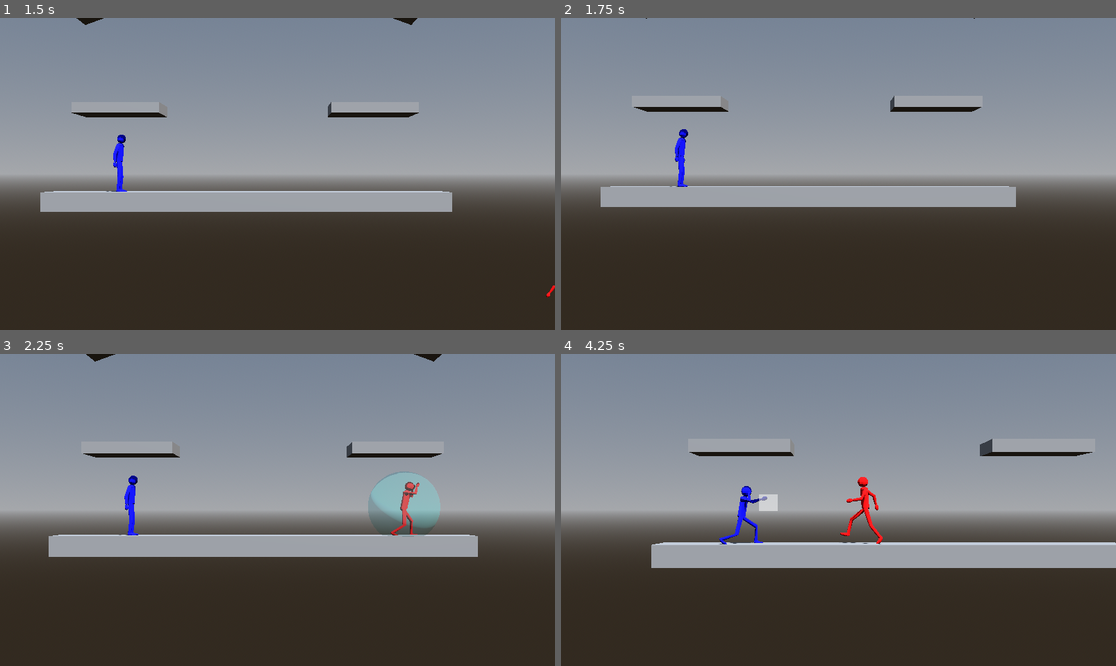
Above: before the commit, frames 1-4 (two rows, left to right).
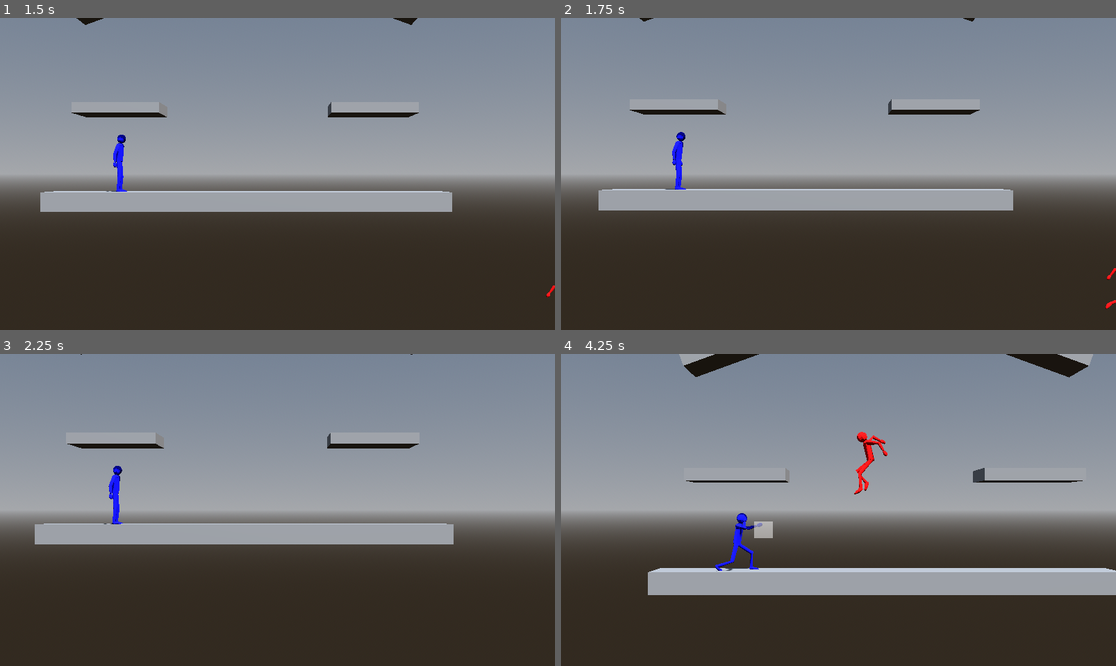
Above: after the commit, the same moments.

Repository: CocoMarck/SuperSmashTux
Game: Godot game, scene res://scenes/main.tscn
The game is run twice, just before and just after one commit, with the same random seed, the same clock (stepped at 60 frames per second) and the same inputs.
Inputs:
- Up to frame 1 (1.5 s): hold Right (player1_move_right) 0.53-1.28 s; tap K (player1_attack) at 0.6 s; tap / (player1_jump, bound only after the commit) at 0.77 s; hold Down (player1_move_down) from 1.28 s (still down); tap O (player1_grab) at 1.35 s
- Up to frame 2 (1.75 s): keep holding Down (player1_move_down); tap / (player1_jump, bound only after the commit) at 1.52 s
- Up to frame 3 (2.25 s): release Down (player1_move_down) at 2.03 s; hold Right (player1_move_right) from 2.03 s (still down); hold P (player1_shield) from 2.03 s (still down)
- Up to frame 4 (4.25 s): release Right (player1_move_right) at 2.78 s; release P (player1_shield) at 2.78 s; hold Up (player1_move_up) 2.78-3.53 s; tap . (player1_walk) at 2.85 s; tap / (player1_jump, bound only after the commit) at 3.02, 3.77 s; hold Left (player1_move_left) from 3.53 s (still down); tap G (player2_attack) at 3.6 s

Frame 1 is identical in both runs. In frame 2, 2.8% of the frame differs, in the area x 6-100%, y 0-94%; in frame 3, 8.6%; in frame 4, 18%, in the area x 15-100%, y 0-78%.

Commit message:
Change input mapping for players

Diff:
--- a/project.godot
+++ b/project.godot
@@ -51,7 +51,7 @@
 }
 player1_jump={
 "deadzone": 0.5,
-"events": [Object(InputEventKey,"resource_local_to_scene":false,"resource_name":"","device":0,"window_id":0,"alt_pressed":false,"shift_pressed":false,"ctrl_pressed":false,"meta_pressed":false,"pressed":false,"keycode":0,"physical_keycode":32,"key_label":0,"unicode":0,"location":0,"echo":false,"script":null)
+"events": [Object(InputEventKey,"resource_local_to_scene":false,"resource_name":"","device":-1,"window_id":0,"alt_pressed":false,"shift_pressed":false,"ctrl_pressed":false,"meta_pressed":false,"pressed":false,"keycode":0,"physical_keycode":47,"key_label":0,"unicode":47,"location":0,"echo":false,"script":null)
 , Object(InputEventJoypadButton,"resource_local_to_scene":false,"resource_name":"","device":0,"button_index":3,"pressure":0.0,"pressed":false,"script":null)
 ]
 }
@@ -114,16 +114,16 @@
 }
 player2_walk={
 "deadzone": 0.2,
-"events": [Object(InputEventKey,"resource_local_to_scene":fa …(141 unchanged characters)… ":false,"keycode":0,"physical_keycode":82,"key_label":0,"unicode":114,"location":0,"echo":false,"script":null)
+"events": [Object(InputEventKey,"resource_local_to_scene":fa …(141 unchanged characters)… ":false,"keycode":0,"physical_keycode":86,"key_label":0,"unicode":118,"location":0,"echo":false,"script":null)
 ]
 }
 player2_grab={
 "deadzone": 0.2,
-"events": [Object(InputEventKey,"resource_local_to_scene":fa …(140 unchanged characters)… d":false,"keycode":0,"physical_keycode":84,"key_label":0,"unicode":116,"location":0,"echo":false,"script":null)
+"events": [Object(InputEventKey,"resource_local_to_scene":fa …(140 unchanged characters)… d":false,"keycode":0,"physical_keycode":72,"key_label":0,"unicode":104,"location":0,"echo":false,"script":null)
 ]
 }
 player2_shield={
 "deadzone": 0.2,
-"events": [Object(InputEventKey,"resource_local_to_scene":fa …(140 unchanged characters)… d":false,"keycode":0,"physical_keycode":89,"key_label":0,"unicode":121,"location":0,"echo":false,"script":null)
+"events": [Object(InputEventKey,"resource_local_to_scene":fa …(140 unchanged characters)… d":false,"keycode":0,"physical_keycode":70,"key_label":0,"unicode":102,"location":0,"echo":false,"script":null)
 ]
 }
